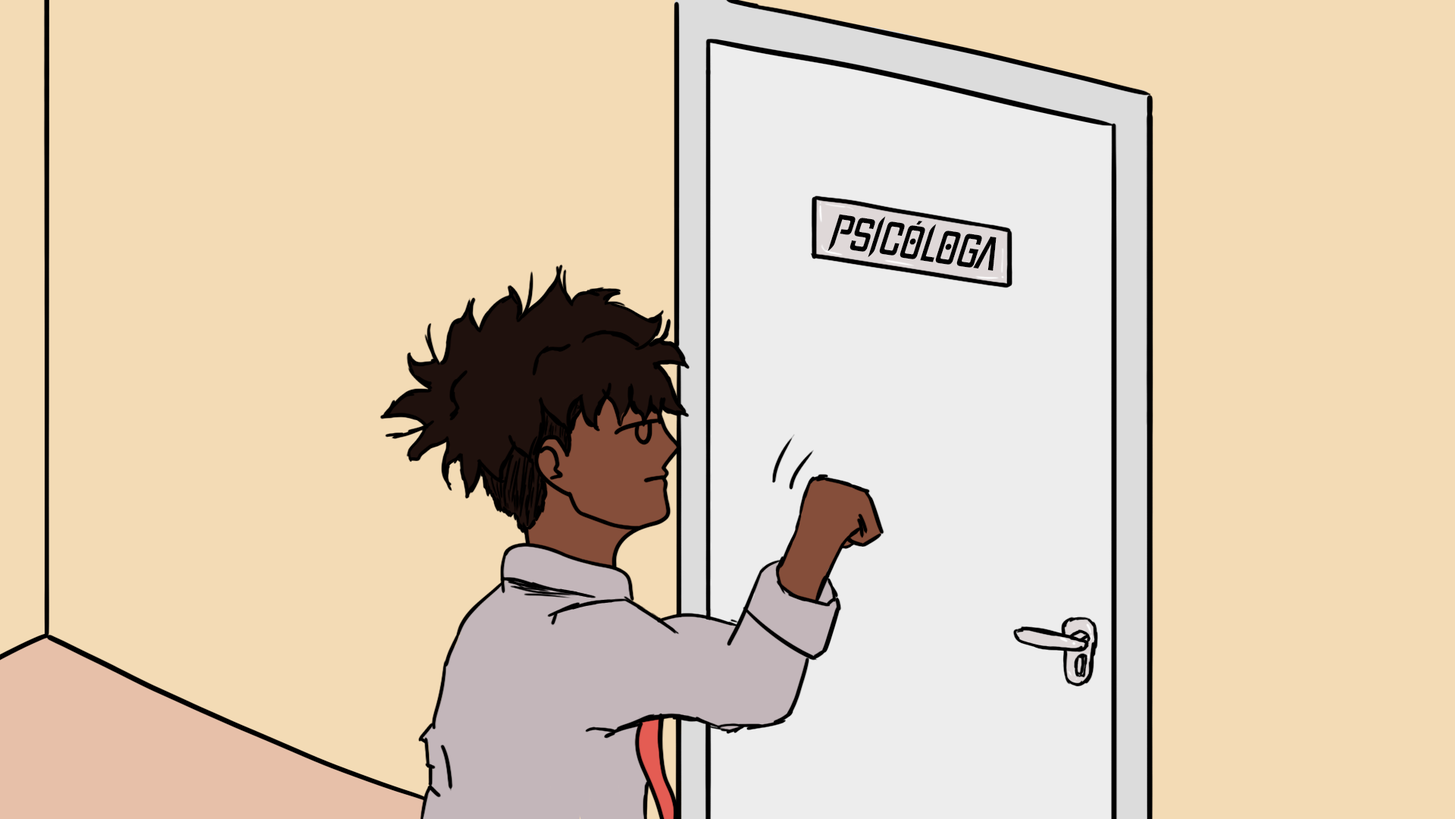
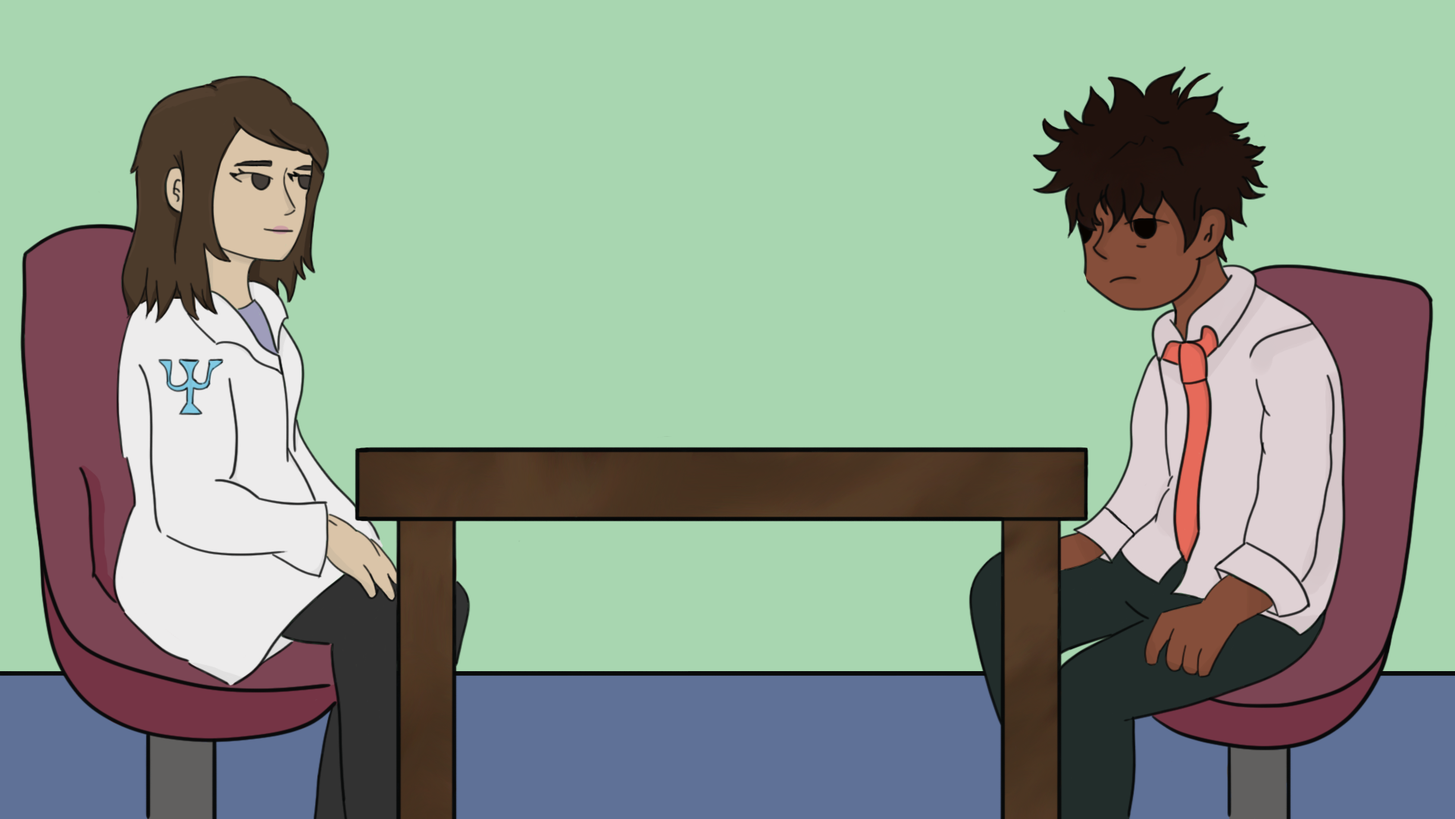
Layer changes from the first 1455 × 819 image to the second:
"Praia": opacity 13% → 6% over bbox(0, 0, 1455, 819)
added layer "psicologa" above "Camada 1" over bbox(0, 0, 1455, 819)
